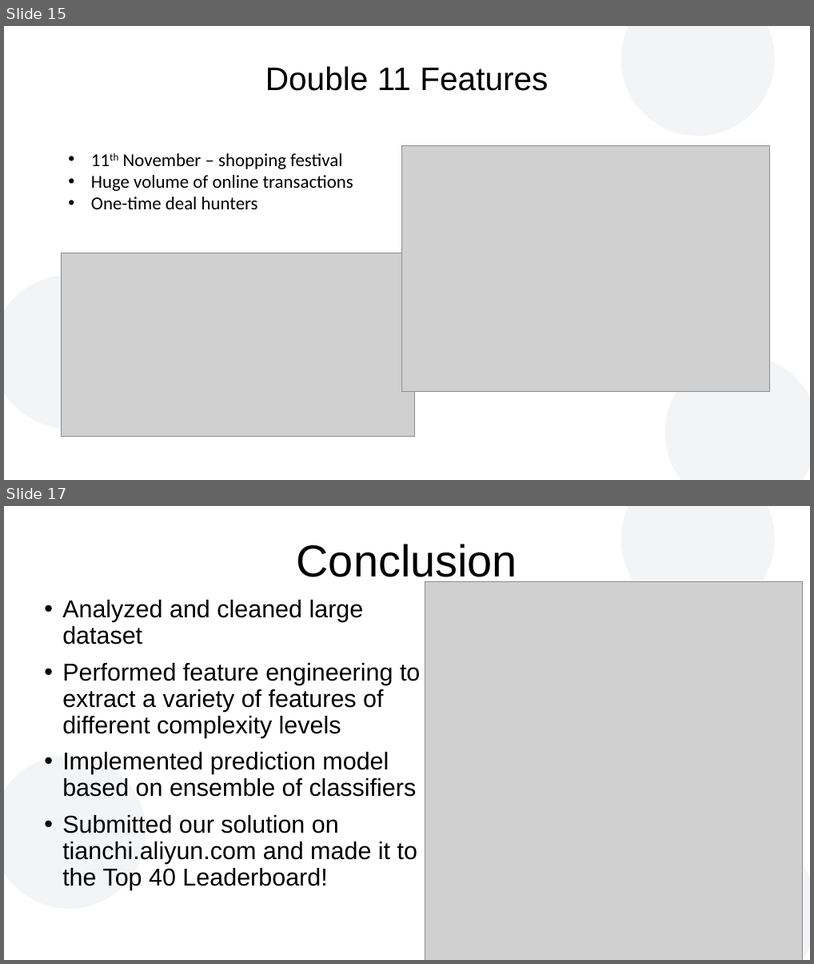
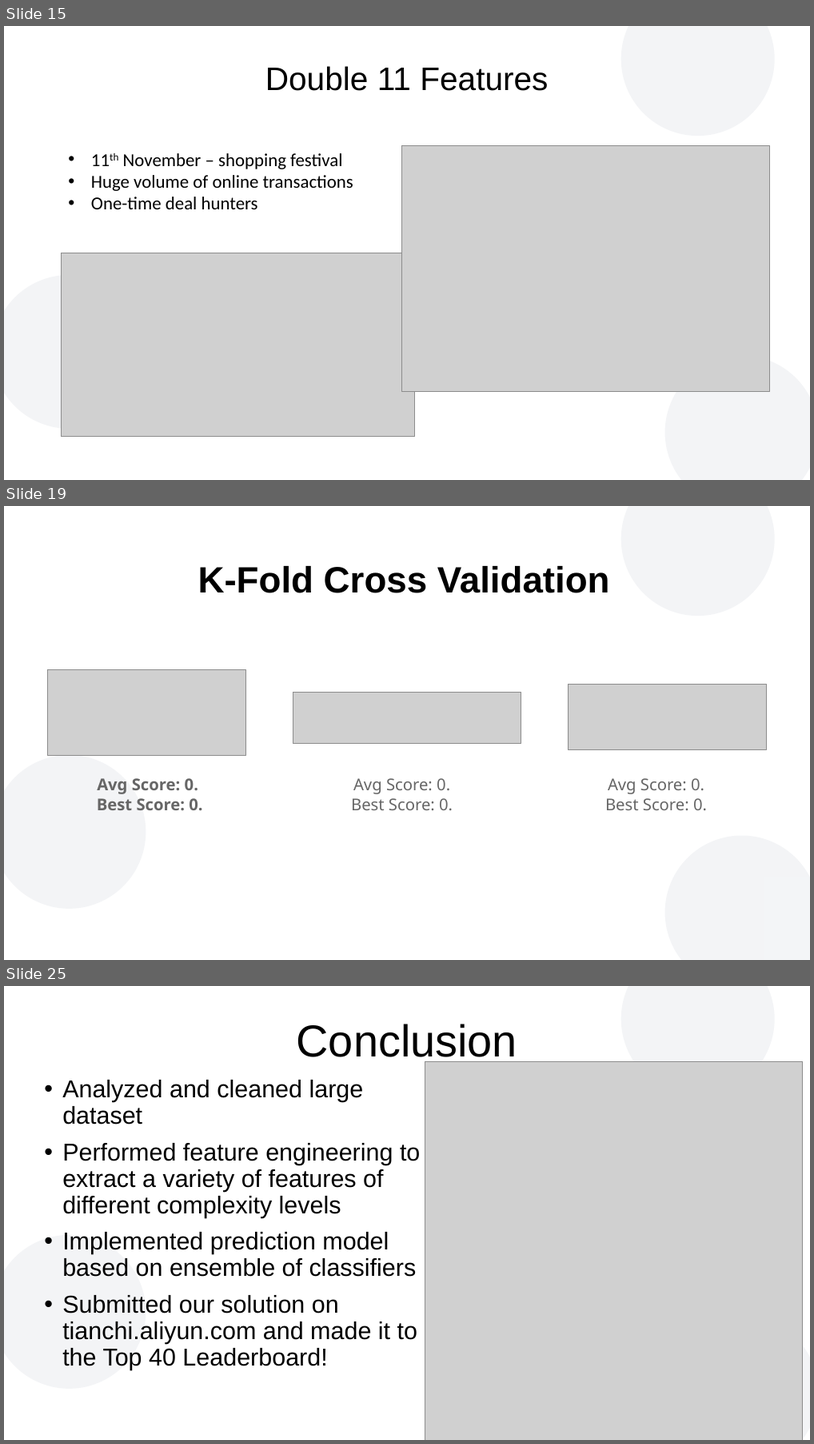
Before and after one commit to atfortes/Repeat-Buyers-Prediction, a slide deck: final_presentation.pptx. Shown one above the other, each under a label of ours: slides 15 and 17 before the commit, slides 15, 19 and 25 after it; the slides between them are not shown. The pictures are 814x964 and 814x1444 pixels, drawn with LibreOffice and Linux fonts; fonts in the diff are those of the drawing; grey boxes stand for pictures; background and template pictures are left out. Boxes give left, top, right and bottom in pixels: in the first picture for what was removed or moved away, otherwise in the second. Text is boxed around its words. In the diff, an @@ line names an element or a change of style, - is before the commit and + after.

```diff
--- a/final_presentation.pptx
+++ b/final_presentation.pptx
@@ slide 19 added at (x1=4, y1=506, x2=810, y2=960), background #FFFFFF; not listed: 3 template elements that a slide beside it also shows @@
@@ rectangle added at (x1=4, y1=506, x2=94, y2=604), fill #FFFFFF, outline #FFFFFF 2 pt @@
@@ text added at (x1=198, y1=566, x2=610, y2=593), 36 pt, text #000000, bold @@
+K-Fold Cross Validation
@@ picture added at (x1=47, y1=670, x2=246, y2=755) @@
@@ picture added at (x1=294, y1=692, x2=522, y2=744) @@
@@ picture added at (x1=569, y1=684, x2=768, y2=749) @@
@@ text added at (x1=97, y1=778, x2=202, y2=810), 16 pt, text #666666, bold @@
+Avg Score: 0.
+Best Score: 0.
@@ text added at (x1=351, y1=778, x2=453, y2=810), 16 pt, text #666666 @@
+Avg Score: 0.
+Best Score: 0.
@@ text added at (x1=606, y1=778, x2=707, y2=810), 16 pt, text #666666 @@
+Avg Score: 0.
+Best Score: 0.
@@ rectangle added at (x1=766, y1=878, x2=810, y2=960), fill #F3F5F7, outline #F3F5F7 2 pt @@
@@ what was slide 17 is now slide 25 @@
```
Also in this commit, not shown: 7 other slides added.
